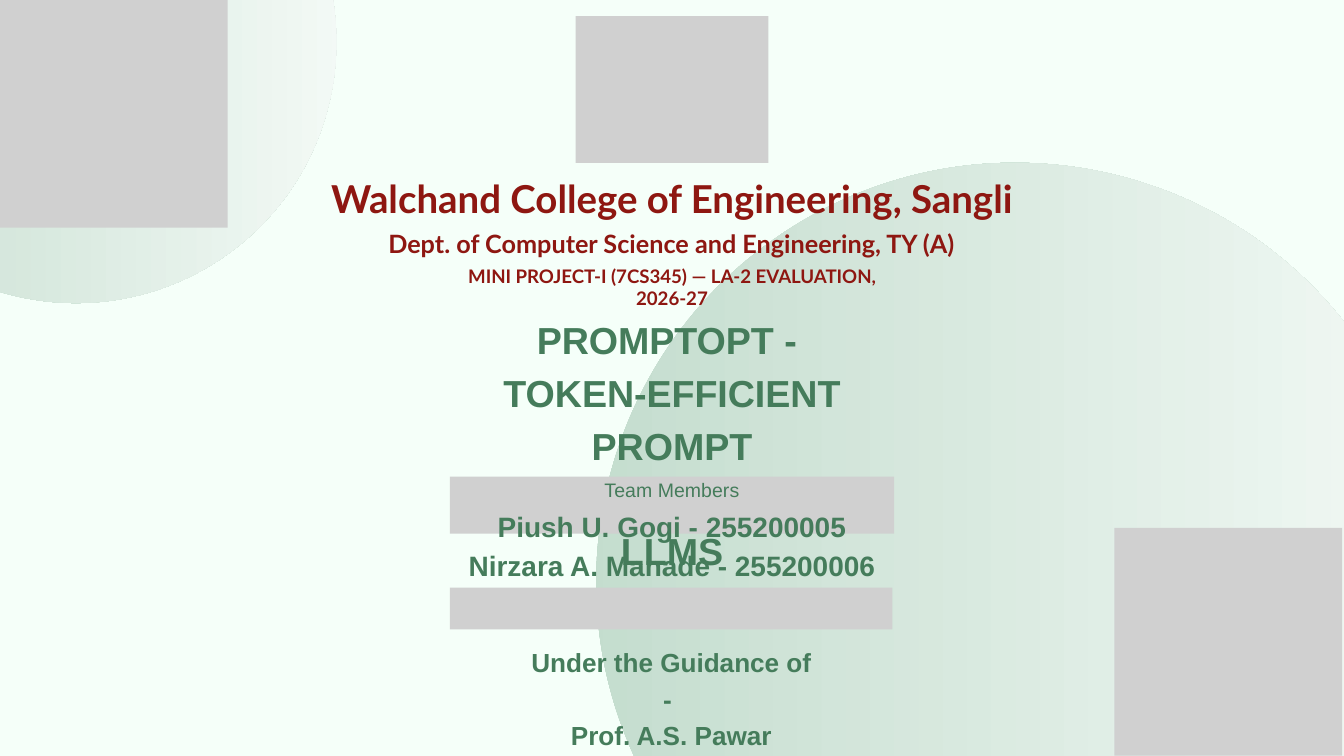
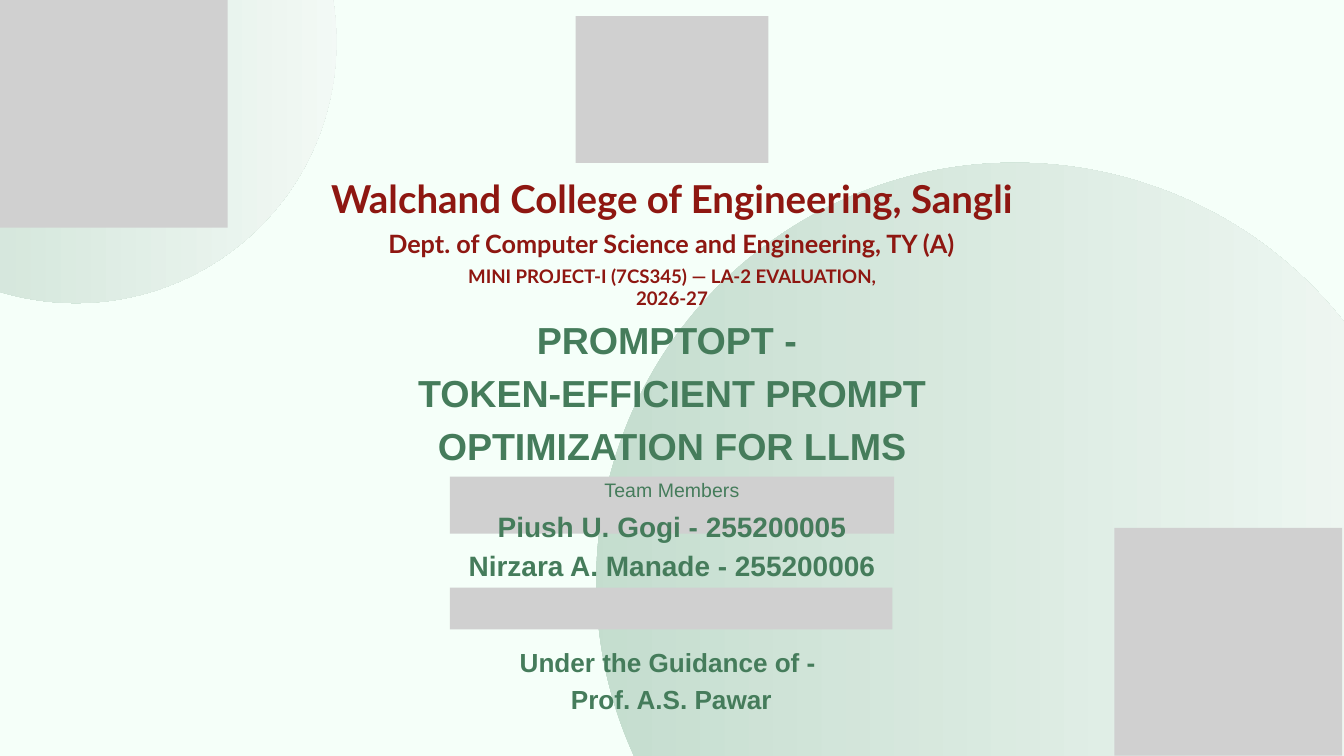
Before and after one commit to piush365/PromptOpt, a slide deck: slide 1 of deliverables/LA2/LA2_PromptOpt.pptx. Drawn at 1344x756 pixels with LibreOffice and Linux fonts; fonts in the diff are those of the drawing; grey boxes stand for pictures. Boxes give left, top, right and bottom in pixels: in the first picture for what was removed or moved away, otherwise in the second. Text is boxed around its words. In the diff, an @@ line names an element or a change of style, - is before the commit and + after.

```diff
--- a/deliverables/LA2/LA2_PromptOpt.pptx
+++ b/deliverables/LA2/LA2_PromptOpt.pptx
@@ text "PROMPTOPT -" rewrapped from (494,325,850,572) to (418,325,926,467) @@
@@ text "Under the Guidance of -" rewrapped from (531,651,811,747) to (520,653,800,715) @@
```
Also in this commit, not shown: 3 other slides changed, 2 other files.
